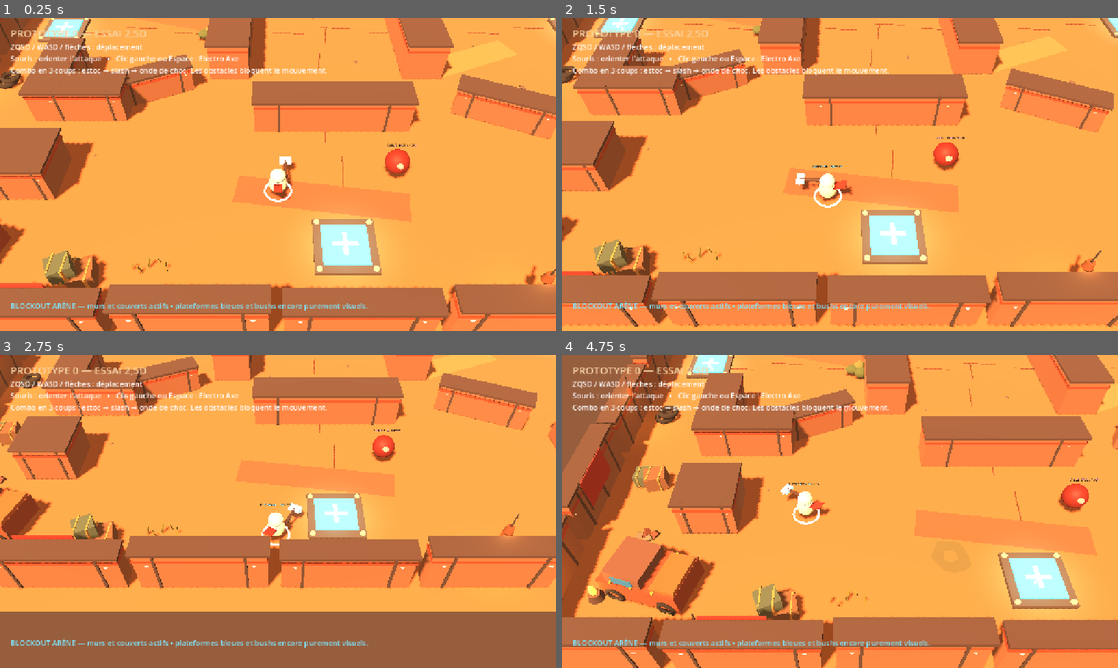
Above: before the commit, frames 1-4 (two rows, left to right).
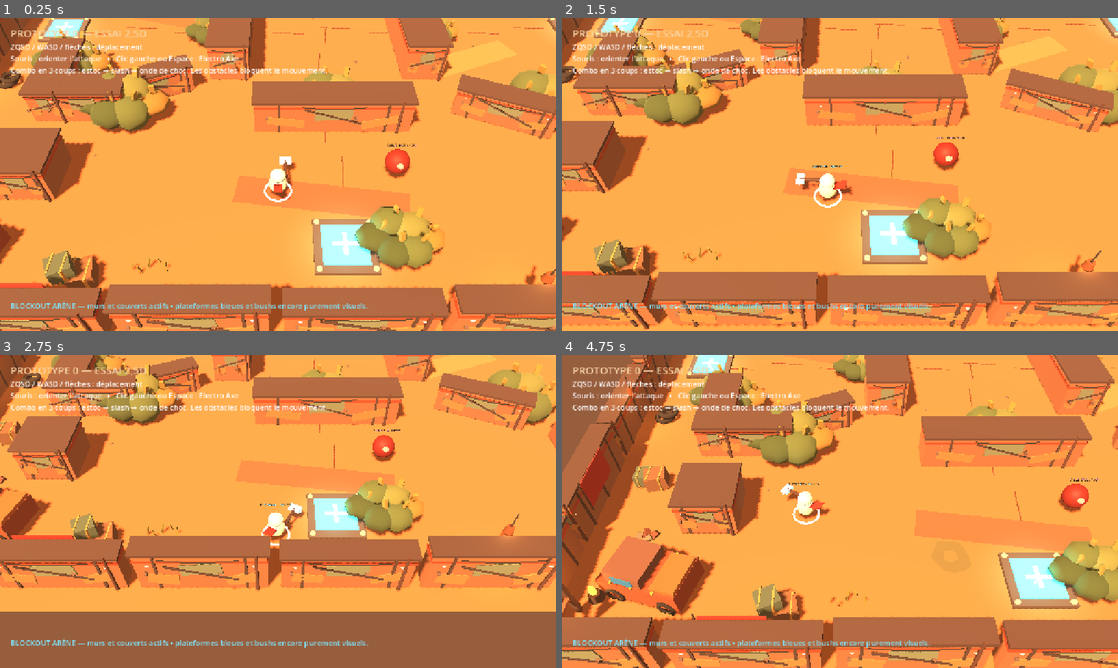
Above: after the commit, the same moments.

Repository: aKoMoses/PROTOTYPE-V0.1
Game: Godot game, scene res://scenes/main.tscn
The game is run twice, just before and just after one commit, with the same random seed, the same clock (stepped at 60 frames per second) and the same inputs.
Inputs (mouse positions are in pixels of both pictures, inside the frame that each line leads up to):
- Up to frame 1 (0.25 s): no input
- Up to frame 2 (1.5 s): move the mouse to (962, 158) at 0.52 s; hold D 0.53-1.28 s; hold Q 0.53-1.28 s; click (962, 158) at 0.67 s; tap Space at 0.77 s; move the mouse to (728, 190) at 1.27 s; hold S from 1.28 s (still down); tap Z at 1.35 s
- Up to frame 3 (2.75 s): tap Space at 1.52 s; move the mouse to (333, 442) at 2.02 s; release S at 2.03 s; hold D from 2.03 s (still down); hold Q from 2.03 s (still down)
- Up to frame 4 (4.75 s): move the mouse to (812, 574) at 2.77 s; release D at 2.78 s; release Q at 2.78 s; hold W 2.78-3.53 s; tap Z at 2.85, 4.35 s; click (812, 574) at 2.92 s; tap Space at 3.02, 3.77, 4.52 s; move the mouse to (1006, 558) at 3.52 s; hold Q 3.53-4.28 s; hold A from 3.53 s (still down); move the mouse to (673, 464) at 4.27 s

The runs differ from the first frame. In frame 1, 9.0% of the frame differs, in the area x 0-100%, y 0-100%; in frame 2, 9.5%; in frame 3, 8.0%; in frame 4, 9.2%.

Commit message:
Deepen Mad Max arena detail pass

Diff:
--- a/scripts/main.gd
+++ b/scripts/main.gd
@@ -88,6 +88,16 @@
 	_create_bush_cluster("BushEastSpine", Vector3(8.8, 0.0, 1.0), 0.9)
 	_create_bush_cluster("BushNorthWest", Vector3(-19.5, 0.0, -12.6), 0.8)
 	_create_bush_cluster("BushSouthEast", Vector3(19.5, 0.0, 12.6), 0.8)
+	_create_bush_cluster("BushNorthWestCover", Vector3(-14.0, 0.0, -8.0), 1.35)
+	_create_bush_cluster("BushNorthEastCover", Vector3(13.8, 0.0, -8.0), 1.35)
+	_create_bush_cluster("BushSouthWestCover", Vector3(-13.8, 0.0, 10.0), 1.35)
+	_create_bush_cluster("BushSouthEastCover", Vector3(14.0, 0.0, 10.0), 1.35)
+	_create_bush_cluster("BushWestPocket", Vector3(-18.5, 0.0, 5.4), 1.25)
+	_create_bush_cluster("BushEastPocket", Vector3(18.5, 0.0, -5.4), 1.25)
+	_create_bush_cluster("BushNorthPad", Vector3(-2.8, 0.0, -20.5), 1.0)
+	_create_bush_cluster("BushSouthPad", Vector3(2.8, 0.0, 20.5), 1.0)
+	_create_pipe_clutter("PipeClutterWest", Vector3(-20.5, 0.0, -6.0), 22.0)
+	_create_pipe_clutter("PipeClutterEast", Vector3(20.5, 0.0, 6.0), -22.0)
 
 	_create_tire_stack("TiresNorthWest", Vector3(-22.2, 0.0, -17.0), 3)
 	_create_tire_stack("TiresSouthEast", Vector3(22.2, 0.0, 17.0), 3)
@@ -472,6 +482,10 @@
 		[Vector3(24.45, 2.0, -15.0), 90.0], [Vector3(24.45, 2.0, 15.0), 90.0],
 	]:
 		_create_banner(banner_data[0], banner_data[1])
+	_create_perimeter_tower("TowerNorthWest", Vector3(-23.4, 0.0, -23.4), 0.0)
+	_create_perimeter_tower("TowerNorthEast", Vector3(23.4, 0.0, -23.4), 90.0)
+	_create_perimeter_tower("TowerSouthWest", Vector3(-23.4, 0.0, 23.4), -90.0)
+	_create_perimeter_tower("TowerSouthEast", Vector3(23.4, 0.0, 23.4), 180.0)
 
 
 func _create_scrap_barrier(node_name: String, barrier_position: Vector3, size: Vector3, rotation_y: float = 0.0) -> StaticBody3D:
@@ -525,7 +539,135 @@
 		bolt.scale = Vector3(1.0, 0.45, 1.0)
 		bolt.material_override = _material(Color("#d69a5e"), 0.45, Color("#9f5731"))
 		body.add_child(bolt)
+	var facing_z := size.z * 0.5 + 0.035
+	for index in range(3):
+		var plate := MeshInstance3D.new()
+		var plate_mesh := BoxMesh.new()
+		var plate_width := clampf(size.x * (0.24 + float(index % 2) * 0.08), 0.30, 2.4)
+		var plate_height := clampf(size.y * (0.26 + float(index % 2) * 0.12), 0.25, 0.85)
+		plate_mesh.size = Vector3(plate_width, plate_height, 0.07)
+		plate.mesh = plate_mesh
+		plate.position = Vector3(-size.x * 0.30 + float(index) * size.x * 0.30, size.y * (-0.14 + float(index % 2) * 0.28), facing_z)
+		plate.rotation_degrees.z = -8.0 + float(index) * 11.0
+		plate.material_override = _material(Color("#b06b42") if index % 2 == 0 else Color("#69715c"), 0.9)
+		body.add_child(plate)
+	var brace := MeshInstance3D.new()
+	var brace_mesh := BoxMesh.new()
+	brace_mesh.size = Vector3(clampf(size.x * 0.8, 0.65, 3.8), 0.09, 0.09)
+	brace.mesh = brace_mesh
+	brace.position = Vector3(0.0, 0.18, facing_z + 0.06)
+	brace.rotation_degrees.z = -17.0 if size.x >= size.z else 17.0
+	brace.material_override = _material(Color("#403531"), 0.78)
+	body.add_child(brace)
+	var pipe := MeshInstance3D.new()
+	var pipe_mesh := CylinderMesh.new()
+	pipe_mesh.top_radius = 0.07
+	pipe_mesh.bottom_radius = 0.10
+	pipe_mesh.height = size.y + 0.6
+	pipe.mesh = pipe_mesh
+	pipe.position = Vector3(size.x * 0.42, 0.0, facing_z + 0.08)
+	pipe.material_override = _material(Color("#50382f"), 0.86)
+	body.add_child(pipe)
+	_create_barrier_cable(body, size, facing_z)
+	_create_barrier_rubble(body, size)
 	return body
+
+
+func _create_barrier_cable(parent: Node3D, size: Vector3, facing_z: float) -> void:
+	var cable := MeshInstance3D.new()
+	var mesh := ImmediateMesh.new()
+	var material := _material(Color("#292b29"), 1.0)
+	mesh.surface_begin(Mesh.PRIMITIVE_LINE_STRIP, material)
+	var cable_width := clampf(size.x * 0.75, 0.6, 4.0)
+	for index in range(9):
+		var t := float(index) / 8.0
+		var x := lerpf(-cable_width * 0.5, cable_width * 0.5, t)
+		var sag := -0.10 - sin(t * PI) * 0.18
+		mesh.surface_add_vertex(Vector3(x, size.y * 0.48 + sag, facing_z + 0.12))
+	mesh.surface_end()
+	cable.mesh = mesh
+	parent.add_child(cable)
+
+
+func _create_barrier_rubble(parent: Node3D, size: Vector3) -> void:
+	for index in range(4):
+		var rubble := MeshInstance3D.new()
+		var rubble_mesh := BoxMesh.new()
+		rubble_mesh.size = Vector3(0.16 + float(index % 2) * 0.14, 0.12 + float(index % 3) * 0.06, 0.18 + float(index % 2) * 0.12)
+		rubble.mesh = rubble_mesh
+		var x := -size.x * 0.42 + float(index) * size.x * 0.28
+		var z := size.z * 0.56 if index % 2 == 0 else -size.z * 0.56
+		rubble.position = Vector3(x, 0.10 + float(index % 2) * 0.08, z)
+		rubble.rotation_degrees = Vector3(float(index) * 17.0, float(index) * 33.0, float(index) * 11.0)
+		rubble.material_override = _material(Color("#655047") if index % 2 == 0 else Color("#9b683d"), 0.96)
+		parent.add_child(rubble)
+
+
+func _create_pipe_clutter(node_name: String, clutter_position: Vector3, rotation_y: float) -> void:
+	var root := Node3D.new()
+	root.name = node_name
+	root.position = clutter_position
+	root.rotation_degrees.y = rotation_y
+	for index in range(4):
+		var pipe := MeshInstance3D.new()
+		var pipe_mesh := CylinderMesh.new()
+		pipe_mesh.top_radius = 0.12 + float(index % 2) * 0.04
+		pipe_mesh.bottom_radius = 0.15 + float(index % 2) * 0.05
+		pipe_mesh.height = 2.8 + float(index % 3) * 0.7
+		pipe.mesh = pipe_mesh
+		pipe.position = Vector3(-0.7 + float(index % 2) * 1.0, pipe_mesh.height * 0.5, -0.7 + float(index / 2) * 0.85)
+		pipe.rotation_degrees = Vector3(-10.0 + float(index) * 9.0, float(index) * 24.0, 6.0 - float(index) * 3.0)
+		pipe.material_override = _material(Color("#5e493d") if index % 2 == 0 else Color("#8d4d30"), 0.86)
+		root.add_child(pipe)
+		for ring_height in [0.55, 1.55]:
+			var ring := MeshInstance3D.new()
+			var ring_mesh := TorusMesh.new()
+			ring_mesh.inner_radius = pipe_mesh.bottom_radius * 0.92
+			ring_mesh.outer_radius = pipe_mesh.bottom_radius * 1.16
+			ring_mesh.rings = 7
+			ring_mesh.ring_segments = 10
+			ring.mesh = ring_mesh
+			ring.position = pipe.position + Vector3.UP * (ring_height - pipe_mesh.height * 0.5)
+			ring.material_override = _material(Color("#bd7740"), 0.75)
+			root.add_child(ring)
+	add_child(root)
+
+
+func _create_perimeter_tower(node_name: String, tower_position: Vector3, rotation_y: float) -> void:
+	var root := Node3D.new()
+	root.name = node_name
+	root.position = tower_position
+	root.rotation_degrees.y = rotation_y
+	for x_offset in [-0.85, 0.85]:
+		var post := MeshInstance3D.new()
+		var post_mesh := BoxMesh.new()
+		post_mesh.size = Vector3(0.26, 4.2, 0.26)
+		post.mesh = post_mesh
+		post.position = Vector3(x_offset, 2.1, 0.0)
+		post.material_override = _material(Color("#4b3830"), 0.86)
+		root.add_child(post)
+	for y_offset in [1.3, 3.2]:
+		var beam := MeshInstance3D.new()
+		var beam_mesh := BoxMesh.new()
+		beam_mesh.size = Vector3(2.1, 0.20, 0.22)
+		beam.mesh = beam_mesh
+		beam.position.y = y_offset
+		beam.material_override = _material(Color("#815039"), 0.88)
+		root.add_child(beam)
+	var top_light := OmniLight3D.new()
+	top_light.position = Vector3(0.0, 3.55, 0.0)
+	top_light.light_color = Color("#ff9c4b")
+	top_light.light_energy = 0.7
+	top_light.omni_range = 3.5
+	root.add_child(top_light)
+	var flag := MeshInstance3D.new()
+	var flag_mesh := BoxMesh.new()
+	flag_mesh.size = Vector3(1.25, 0.72, 0.06)
+	flag.mesh = flag_mesh
+	flag.position = Vector3(0.18, 2.8, 0.0)
+	flag.material_override = _material(Color("#9c2e27"), 0.94)
+	root.add_child(flag)
+	add_child(root)
 
 
 func _create_invisible_limit(node_name: String, limit_position: Vector3, size: Vector3) -> void:
@@ -598,31 +740,40 @@
 	var root := Node3D.new()
 	root.name = node_name
 	root.position = bush_position
-	root.scale = Vector3.ONE * bush_scale
+	# Bushes are deliberately oversized landmarks for the future stealth system.
+	root.scale = Vector3.ONE * bush_scale * 1.45
 	root.add_to_group("bush_placeholder")
-	var colors := [Color("#53613b"), Color("#6c7041"), Color("#7d6539")]
-	var offsets := [Vector3(-0.65, 0.45, 0.1), Vector3(0.0, 0.58, -0.2), Vector3(0.62, 0.42, 0.15), Vector3(0.15, 0.38, 0.55)]
+	var colors := [Color("#405132"), Color("#53613b"), Color("#6c7041"), Color("#8a6a37")]
+	var offsets := [Vector3(-0.92, 0.55, 0.1), Vector3(-0.35, 0.82, -0.35), Vector3(0.35, 0.72, -0.15), Vector3(0.92, 0.48, 0.12), Vector3(-0.25, 0.48, 0.65), Vector3(0.38, 0.45, 0.62)]
 	for index in range(offsets.size()):
 		var tuft := MeshInstance3D.new()
 		var tuft_mesh := SphereMesh.new()
-		tuft_mesh.radius = 0.62
-		tuft_mesh.height = 0.9
+		tuft_mesh.radius = 0.72
+		tuft_mesh.height = 1.05
 		tuft_mesh.radial_segments = 7
 		tuft_mesh.rings = 4
 		tuft.mesh = tuft_mesh
 		tuft.position = offsets[index]
-		tuft.scale = Vector3(1.0, 0.8 + float(index % 2) * 0.25, 0.8)
+		tuft.scale = Vector3(1.0, 0.72 + float(index % 3) * 0.20, 0.85)
 		tuft.material_override = _material(colors[index % colors.size()], 1.0)
 		root.add_child(tuft)
 		var stem := MeshInstance3D.new()
 		var stem_mesh := CylinderMesh.new()
 		stem_mesh.top_radius = 0.035
 		stem_mesh.bottom_radius = 0.08
-		stem_mesh.height = 0.55
+		stem_mesh.height = 0.72
 		stem.mesh = stem_mesh
 		stem.position = offsets[index] - Vector3.UP * 0.28
 		stem.material_override = _material(Color("#51402c"), 1.0)
 		root.add_child(stem)
+		var blade := MeshInstance3D.new()
+		var blade_mesh := BoxMesh.new()
+		blade_mesh.size = Vector3(0.10, 0.68 + float(index % 3) * 0.16, 0.18)
+		blade.mesh = blade_mesh
+		blade.position = offsets[index] + Vector3(0.18, 0.36, -0.12)
+		blade.rotation_degrees = Vector3(0.0, float(index) * 31.0, -18.0 + float(index % 2) * 32.0)
+		blade.material_override = _material(Color("#8b743b"), 1.0)
+		root.add_child(blade)
 	add_child(root)
 
 
